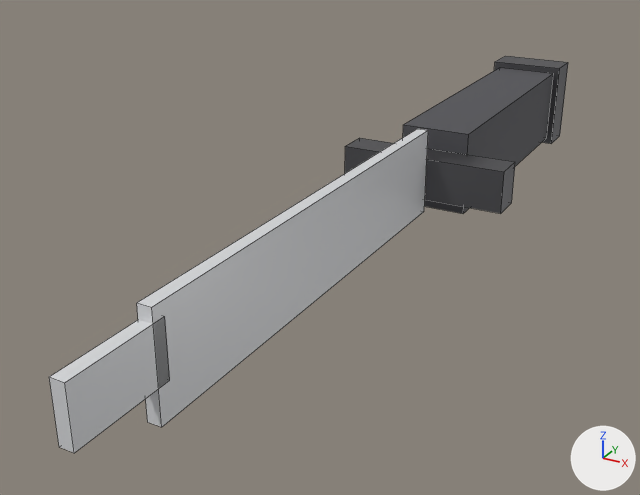
Renders of the Blender file assets/blender/weapon_knife.blend from each side of a commit.
Both versions are drawn from a 50 mm lens placed at (0.112, -0.344, 0.104), pointed at (-0.019, -0.107, -0.015). The axes (+X, +Y, +Z) are drawn at lower right. The lights are the same throughout. The first picture is the older version. Mesh edges are drawn as thin lines.

In view in the first picture: 'Knife'.
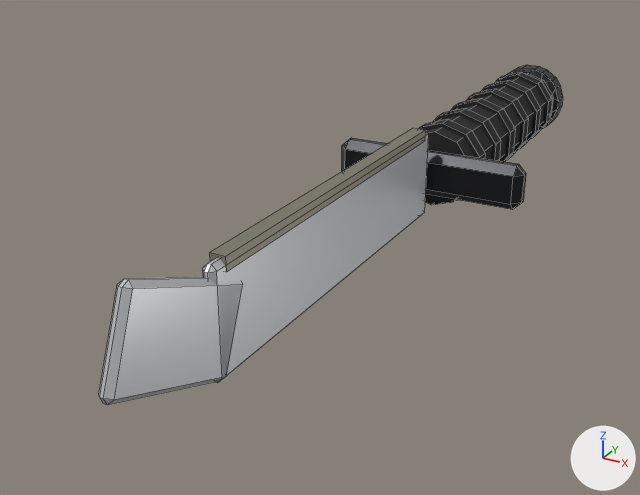
Pixel boxes (x1, y1, x2, y2) of what changed, in the pictures (640 x 495 px):
'Knife', recoloured, surface changed, reshaped (11% narrower, 14% shorter): before (49, 56, 568, 453); after (99, 65, 563, 405)
part 1 of me_knife, added (black): after (425, 72, 553, 205)
part 2 of me_knife, added: after (419, 119, 485, 201)
part 3 of me_knife, added (black): after (433, 108, 501, 161)
part 4 of me_knife, added (black): after (451, 98, 515, 162)
part 5 of me_knife, added (black): after (466, 89, 528, 160)
part 6 of me_knife, added (black): after (481, 80, 541, 149)
part 7 of me_knife, added (black): after (495, 72, 552, 139)
part 8 of me_knife, added: after (210, 128, 426, 272)
part 9 of me_knife, rebuilt: before (494, 56, 568, 144); after (505, 65, 563, 129)
part 10 of me_knife, rebuilt (8% wider, 6% shorter): before (345, 138, 515, 214); after (342, 138, 526, 209)
part 11 of me_knife, rebuilt (22% narrower, 15% shorter): before (137, 129, 428, 427); after (203, 131, 429, 383)
part 12 of me_knife, added: after (99, 277, 243, 405)
part 13 of me_knife, deleted: before (403, 68, 553, 214)
part 14 of me_knife, deleted: before (49, 316, 170, 453)

Patch to the scene script:
```diff
--- a/assets/blender/weapon_knife.blend.py
+++ b/assets/blender/weapon_knife.blend.py
@@ mat_metal @@
 mat_metal = principled_material('Metal')
-mat_metal.base_color = (0.14, 0.14, 0.15)  # dark grey #69696c
+mat_metal.base_color = (0.035, 0.036, 0.04)  # dark grey #353538
 mat_metal.metallic = 0.8
@@ mat_blade @@
 mat_blade.roughness = 0.3
+mat_blade.metallic = 0.3
@@ me_knife @@
 # verts and faces of me_knife; kept vertices keep their numbers, new ones are numbered from 40
-me_knife.from_pydata(...)  # 40 vertices, 30 faces; spans x -0.03..0.03, y -0.243..0.069, z -0.018..0.018
+me_knife.from_pydata(...)  # 280 vertices, 230 faces; spans x -0.035..0.035, y -0.232..0.069, z -0.015..0.026
+# me_knife part 1: a new loose piece, a 10-sided cylinder along y spanning x -0.013..0.013, y -0.055..0.055, z -0.014..0.014, in mat_rubber (black #212121)
+# me_knife part 2: a new loose piece, a 10-sided cylinder along y spanning x -0.0147..0.0147, y -0.048..-0.042, z -0.0155..0.0155, in mat_rubber (black #212121)
+# me_knife part 3: a new loose piece, a 10-sided cylinder along y spanning x -0.0147..0.0147, y -0.03..-0.024, z -0.0155..0.0155, in mat_rubber (black #212121)
+# me_knife part 4: a new loose piece, a 10-sided cylinder along y spanning x -0.0147..0.0147, y -0.012..-0.006, z -0.0155..0.0155, in mat_rubber (black #212121)
+# me_knife part 5: a new loose piece, a 10-sided cylinder along y spanning x -0.0147..0.0147, y 0.006..0.012, z -0.0155..0.0155, in mat_rubber (black #212121)
+# me_knife part 6: a new loose piece, a 10-sided cylinder along y spanning x -0.0147..0.0147, y 0.024..0.03, z -0.0155..0.0155, in mat_rubber (black #212121)
+# me_knife part 7: a new loose piece, a 10-sided cylinder along y spanning x -0.0147..0.0147, y 0.042..0.048, z -0.0155..0.0155, in mat_rubber (black #212121)
+# me_knife part 8: a new loose piece, a box spanning x -0.0022..0.0022, y -0.19..-0.07, z 0.015..0.019, in mat_accent (grey #959081)
+# me_knife part 9: the loose piece of 8 vertices spanning x -0.015..0.015, y 0.054..0.069, z -0.018..0.018 is rebuilt with 60 vertices and now spans x -0.015..0.015, y 0.055..0.069, z -0.015..0.015
+# me_knife part 10: the loose piece of 8 vertices spanning x -0.03..0.03, y -0.067..-0.055, z -0.007..0.007 is rebuilt with 24 vertices and now spans x -0.035..0.035, y -0.063..-0.055, z -0.008..0.008
+# me_knife part 11: the loose piece of 8 vertices spanning x -0.002..0.002, y -0.217..-0.067, z -0.012..0.018 is rebuilt with 24 vertices and now spans x -0.002..0.002, y -0.195..-0.065, z -0.014..0.018
+# me_knife part 12: a new loose piece of 24 vertices spanning x -0.002..0.002, y -0.232..-0.182, z -0.014..0.026, in mat_blade (light grey #ced0d4)
+# me_knife part 13
+delete_vertices([*range(0, 8)])  # with the faces that use them
+# me_knife part 14
+delete_vertices([*range(32, 40)])  # with the faces that use them
+# me_knife part 15: the surface is now shaded smooth
 me_knife.materials.append(mat_metal)
-me_knife.materials.append(mat_polymer)  # dark grey #505055
 me_knife.materials.append(mat_blade)
+me_knife.materials.append(mat_accent)  # grey #959081
+me_knife.materials.append(mat_rubber)  # black #212121
```
